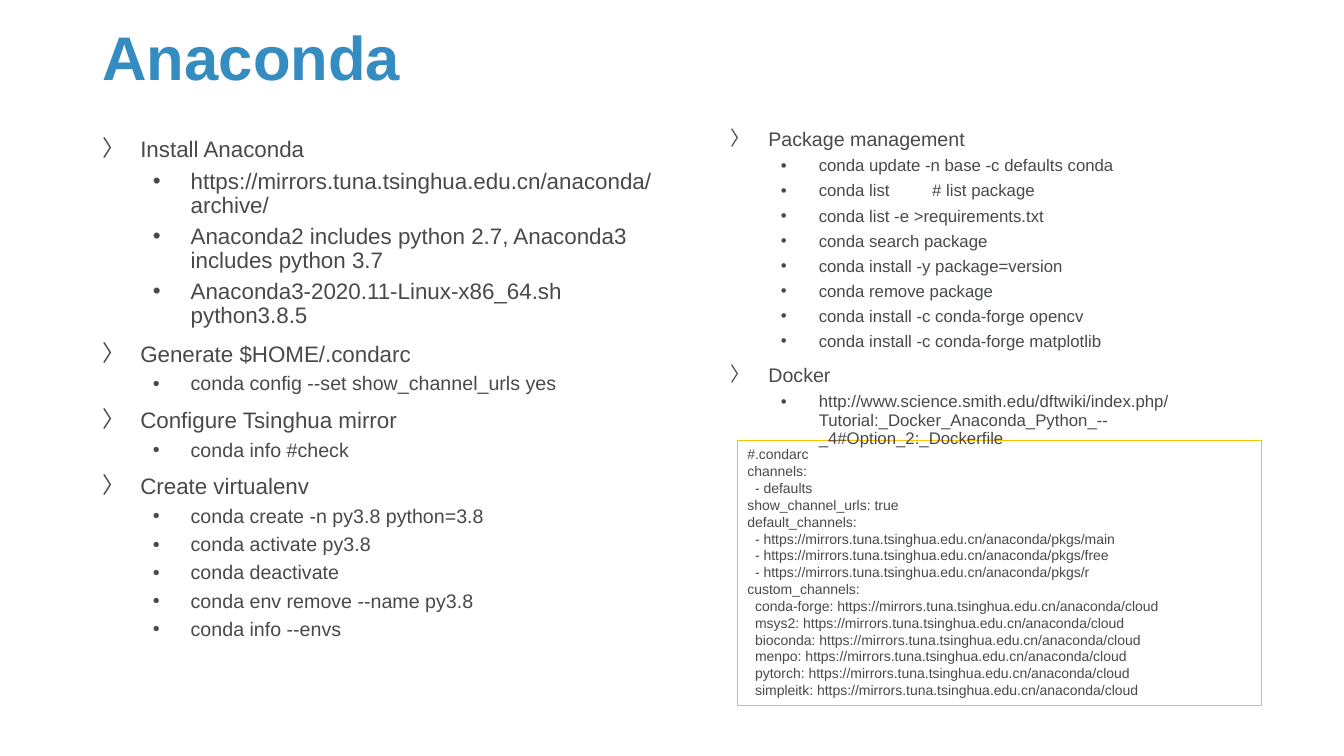
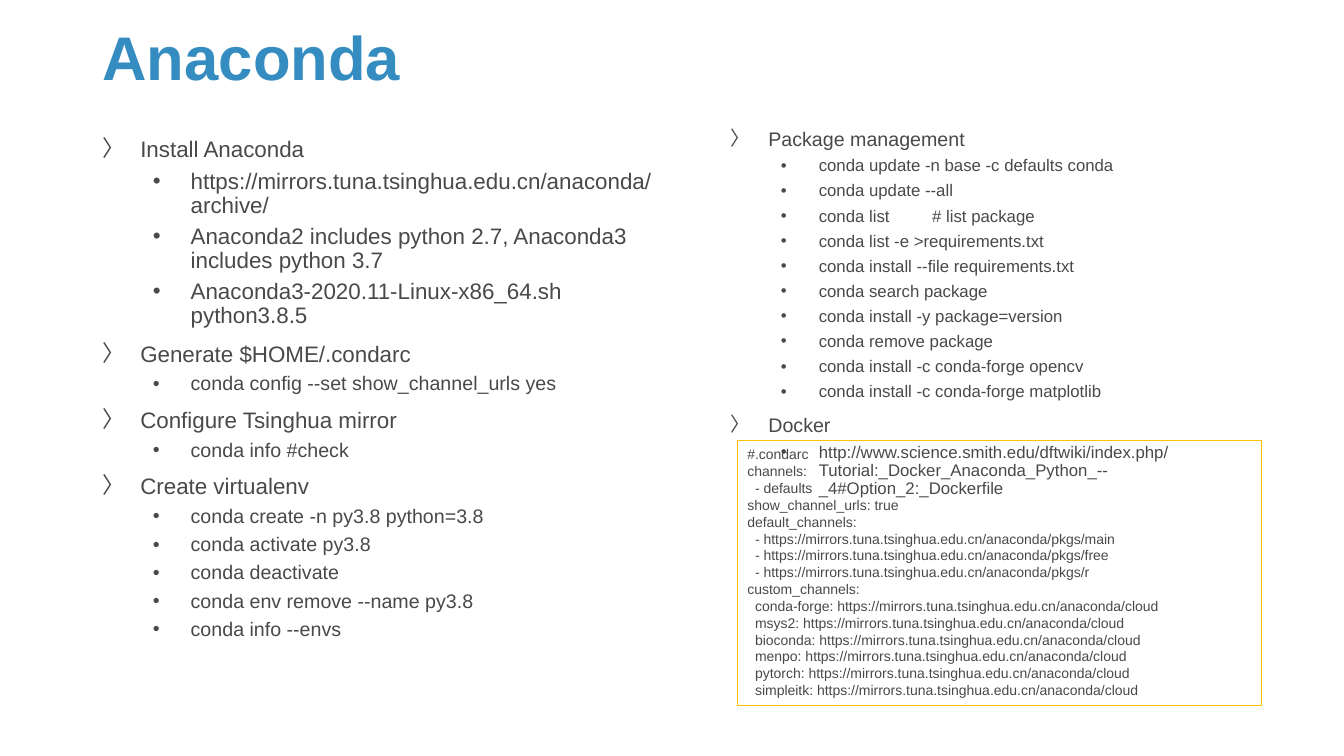
Before and after one commit to Sparks-Lu/TechNotes, a slide deck: slide 8 of Python/Python-Notes.pptx. Drawn at 1344x756 pixels with LibreOffice and Linux fonts; fonts in the diff are those of the drawing; background and template pictures are left out. Boxes give left, top, right and bottom in pixels: in the first picture for what was removed or moved away, otherwise in the second. Text is boxed around its words. In the diff, an @@ line names an element or a change of style, - is before the commit and + after.

```diff
--- a/Python/Python-Notes.pptx
+++ b/Python/Python-Notes.pptx
@@ text at (x1=819, y1=184, x2=953, y2=200): paragraph added @@
+  • conda update --all
@@ text at (x1=819, y1=260, x2=1074, y2=276): paragraph added @@
+  • conda install --file requirements.txt
```
Also in this commit, not shown: 10 other slides changed, 19 slides added.
